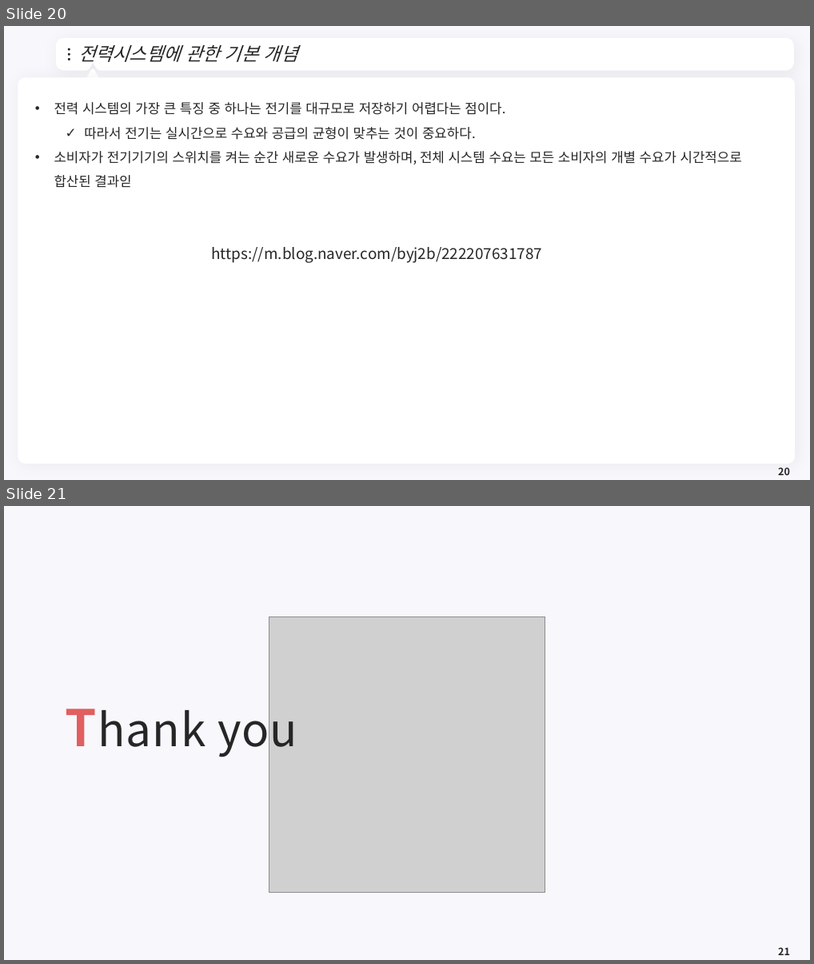
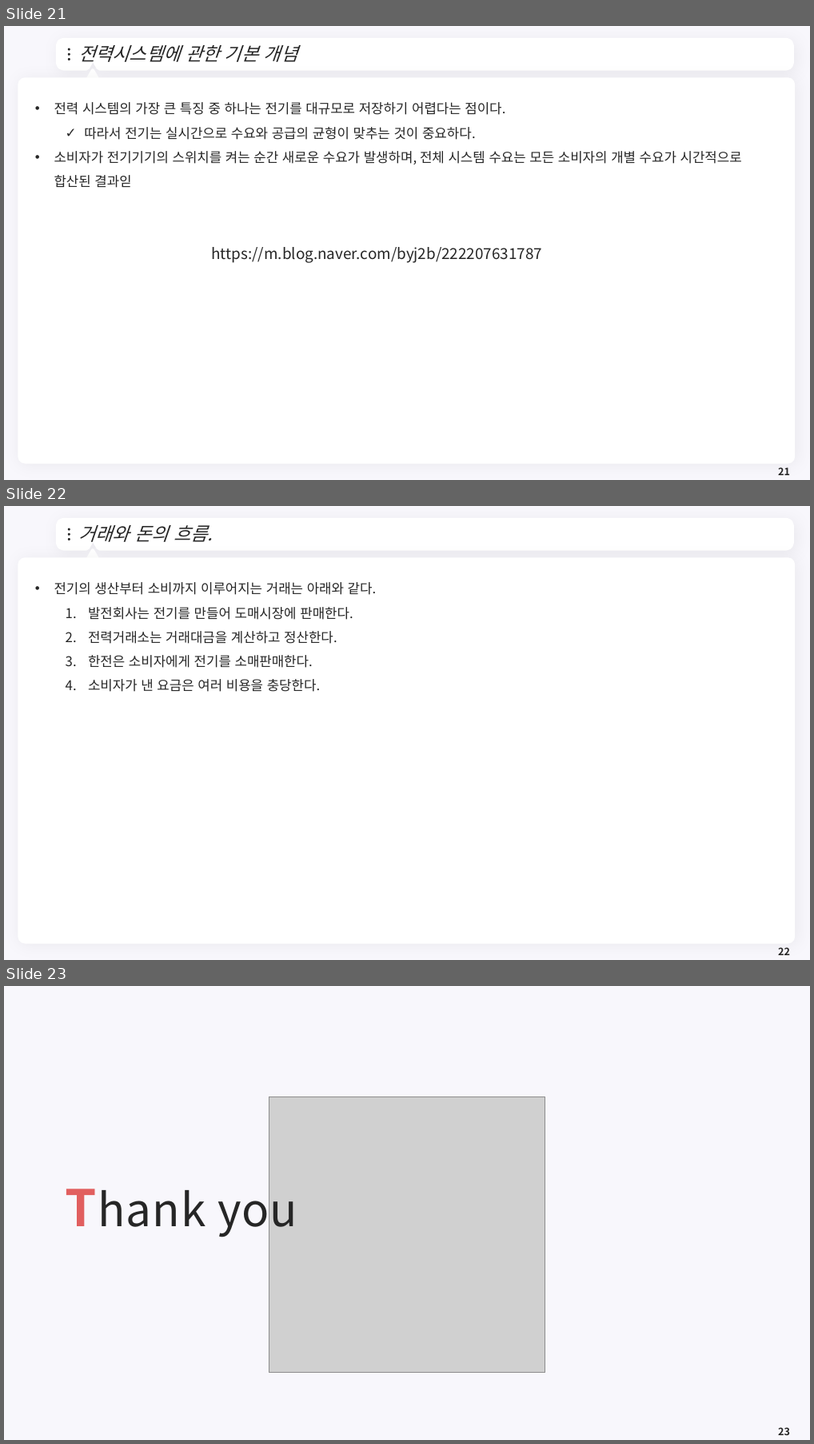
Before and after one commit to meandthey/Teaching, a slide deck: 에너지경제학/자원에너지경제학_Chapter_8 (전력시장).pptx. Shown one above the other, each under a label of ours: slides 20 and 21 before the commit, slides 21, 22 and 23 after it. The pictures are 814x964 and 814x1444 pixels, drawn with LibreOffice and Linux fonts; fonts in the diff are those of the drawing; grey boxes stand for pictures; background and template pictures are left out. Boxes give left, top, right and bottom in pixels: in the first picture for what was removed or moved away, otherwise in the second. Text is boxed around its words. In the diff, an @@ line names an element or a change of style, - is before the commit and + after.

```diff
--- a/에너지경제학/자원에너지경제학_Chapter_8 (전력시장).pptx
+++ b/에너지경제학/자원에너지경제학_Chapter_8 (전력시장).pptx
@@ slide 22 added at [4,506,810,960], background #F8F7FC; not listed: 7 template elements that a slide beside it also shows @@
@@ title added at [78,525,213,542], 22 pt, text #262626, italic @@
+거래와 돈의 흐름.
@@ text added at [54,582,377,692], 16 pt, text #262626 @@
+• 전기의 생산부터 소비까지 이루어지는 거래는 아래와 같다.
+  1. 발전회사는 전기를 만들어 도매시장에 판매한다.
+  2. 전력거래소는 거래대금을 계산하고 정산한다.
+  3. 한전은 소비자에게 전기를 소매판매한다.
+  4. 소비자가 낸 요금은 여러 비용을 충당한다.
@@ page number added at [778,947,790,955], 12 pt, text #262626, bold @@
+22
@@ what was slide 20 is now slide 21 @@
@@ page number at [778,467,790,475]: text changed @@
-20
+21
@@ what was slide 21 is now slide 23 @@
@@ page number at [778,1427,790,1435]: text changed @@
-21
+23
```
Also in this commit, not shown: 1 other slide added, 5 other files.
